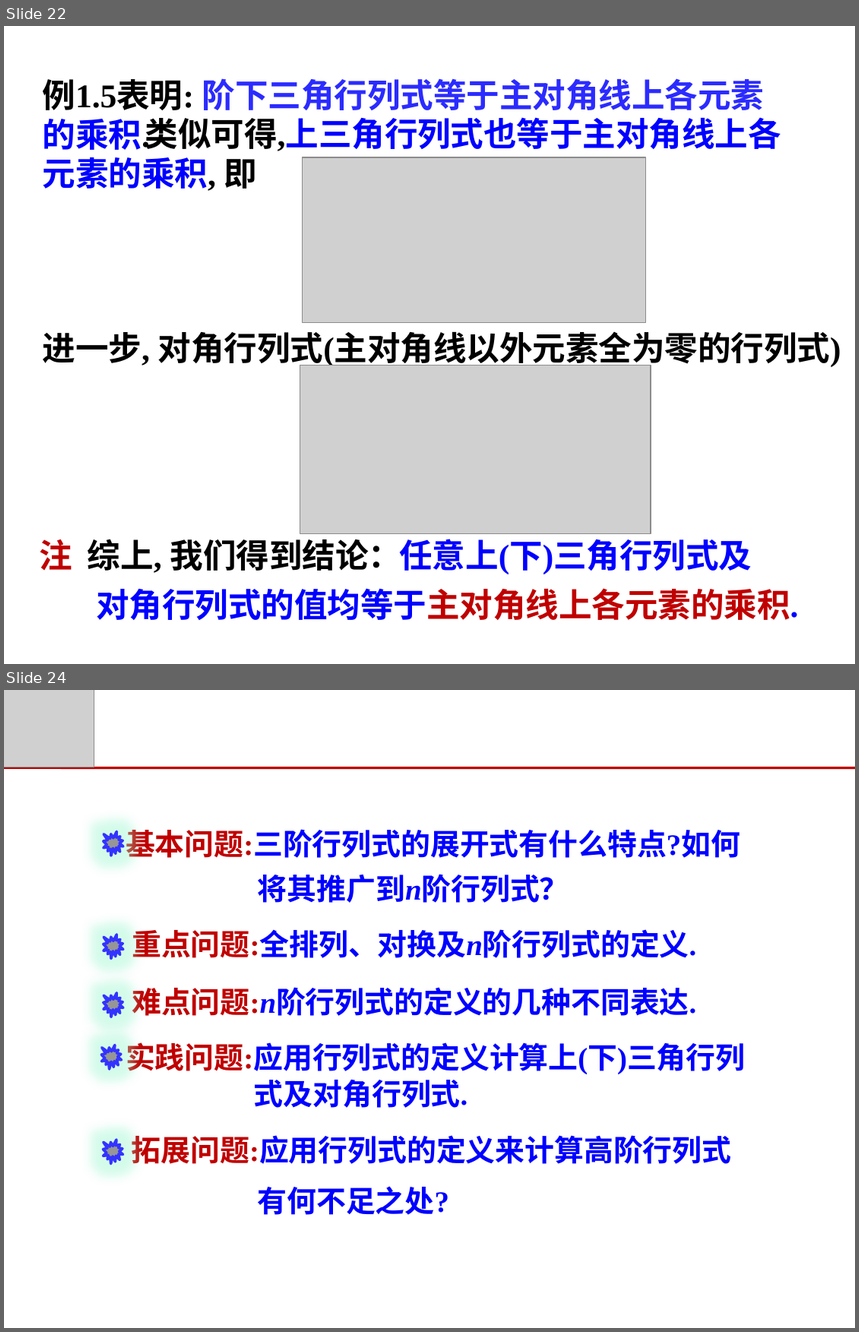
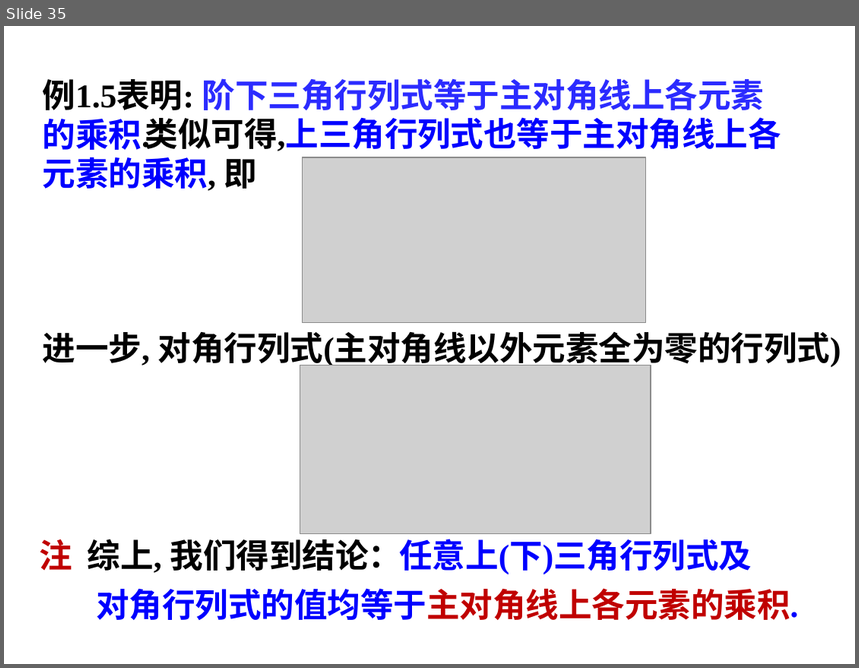
Before and after one commit to zeemeil/zeemeil.github.io, a slide deck: files/2025_2_LM/1005_0102.pptx. Shown one above the other, each under a label of ours: slides 22 and 24 before the commit, slide 35 after it; the slides between them are not shown. The pictures are 859x1332 and 859x668 pixels, drawn with LibreOffice and Linux fonts; fonts in the diff are those of the drawing; grey boxes stand for pictures; background and template pictures are left out. Boxes give left, top, right and bottom in pixels: in the first picture for what was removed or moved away, otherwise in the second. Text is boxed around its words. In the diff, an @@ line names an element or a change of style, - is before the commit and + after.

```diff
--- a/files/2025_2_LM/1005_0102.pptx
+++ b/files/2025_2_LM/1005_0102.pptx
@@ slide 24 removed at bbox=[4, 690, 855, 1328], background picture (left out) @@
@@ text removed at bbox=[4, 695, 496, 752] @@
-n阶行列式的小结
@@ picture removed at bbox=[4, 690, 94, 768] @@
@@ line removed from (4, 768) to (855, 768) @@
@@ irregular seal removed at bbox=[104, 831, 123, 855] @@
@@ text removed at bbox=[126, 829, 740, 858] @@
-基本问题:三阶行列式的展开式有什么特点?如何
@@ text removed at bbox=[258, 874, 569, 903] @@
-将其推广到n阶行列式？
@@ irregular seal removed at bbox=[104, 934, 123, 958] @@
@@ text removed at bbox=[132, 929, 696, 958] @@
-重点问题:全排列、对换及n阶行列式的定义.
@@ irregular seal removed at bbox=[104, 993, 123, 1017] @@
@@ text removed at bbox=[132, 987, 696, 1016] @@
-难点问题:n阶行列式的定义的几种不同表达.
@@ irregular seal removed at bbox=[102, 1045, 122, 1068] @@
@@ text removed at bbox=[126, 1043, 745, 1075] @@
-实践问题:应用行列式的定义计算上(下)三角行列
@@ text removed at bbox=[254, 1080, 468, 1108] @@
-式及对角行列式.
@@ irregular seal removed at bbox=[103, 1140, 123, 1164] @@
@@ text removed at bbox=[132, 1135, 732, 1164] @@
-拓展问题:应用行列式的定义来计算高阶行列式
@@ text removed at bbox=[258, 1186, 449, 1215] @@
-有何不足之处?
@@ what was slide 22 is now slide 35 @@
```
Also in this commit, not shown: 19 slides added, 1 other slide removed, 2 other files.
